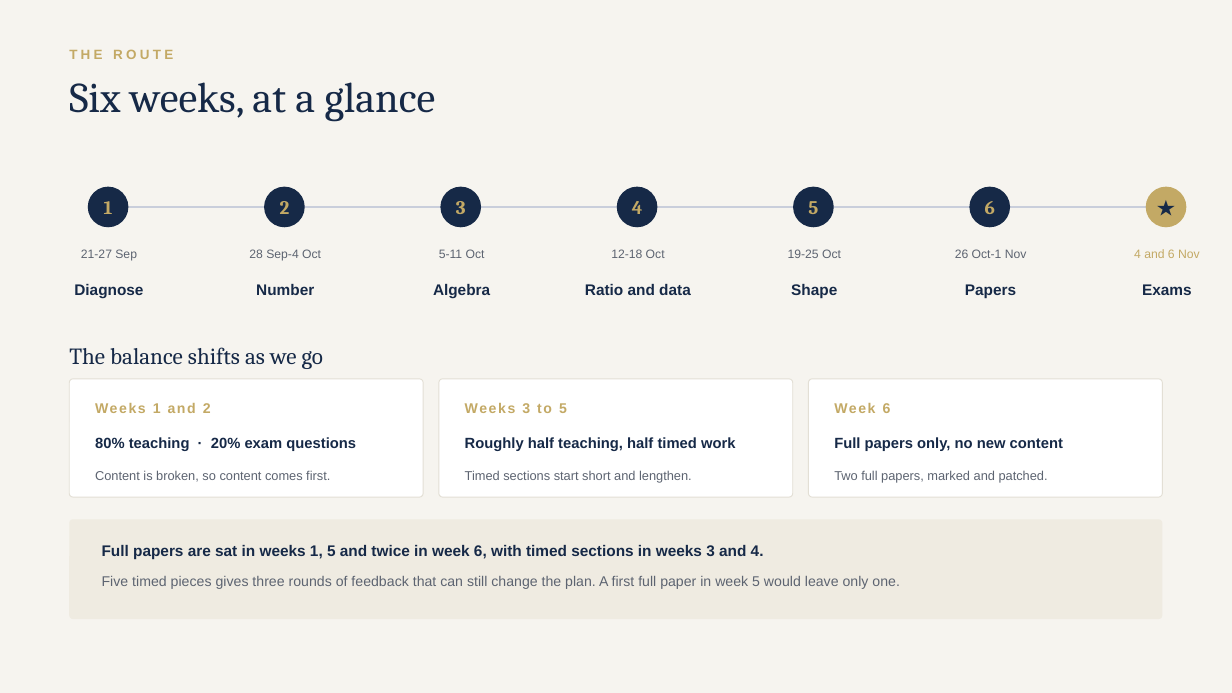
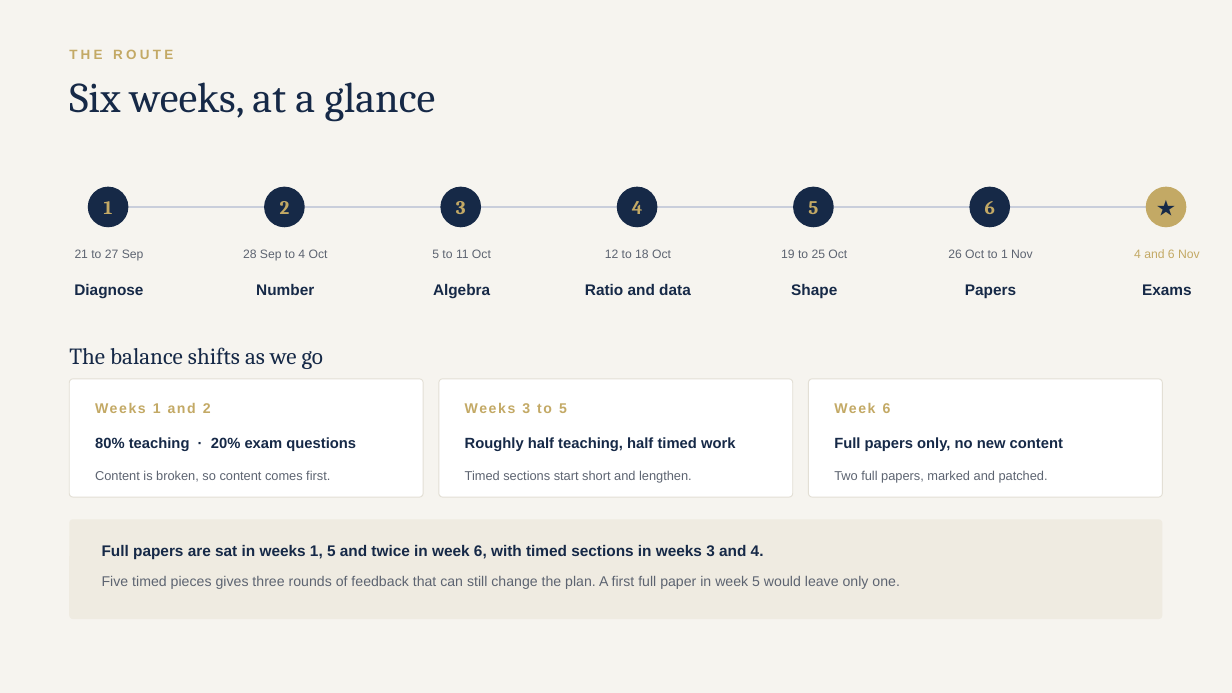
Before and after one commit to AliAljawabra/Daily, a slide deck: slide 5 of tutoring/charlotte/Charlotte_maths_plan.pptx (slide 6 before the commit). Drawn at 1232x693 pixels with LibreOffice and Linux fonts; fonts in the diff are those of the drawing. Boxes give left, top, right and bottom in pixels: in the first picture for what was removed or moved away, otherwise in the second. Text is boxed around its words. In the diff, an @@ line names an element or a change of style, - is before the commit and + after.

```diff
--- a/tutoring/charlotte/Charlotte_maths_plan.pptx
+++ b/tutoring/charlotte/Charlotte_maths_plan.pptx
@@ text at [75, 249, 144, 261]: text changed @@
-21-27 Sep
+21 to 27 Sep
@@ text at [243, 249, 328, 261]: text changed @@
-28 Sep-4 Oct
+28 Sep to 4 Oct
@@ text at [432, 249, 491, 258]: text changed @@
-5-11 Oct
+5 to 11 Oct
@@ text at [605, 249, 671, 258]: text changed @@
-12-18 Oct
+12 to 18 Oct
@@ text at [781, 249, 847, 258]: text changed @@
-19-25 Oct
+19 to 25 Oct
@@ text at [948, 249, 1033, 258]: text changed @@
-26 Oct-1 Nov
+26 Oct to 1 Nov
```
Also in this commit, not shown: 5 other slides changed, 1 slide added, 1 slide removed, 1 other file.
